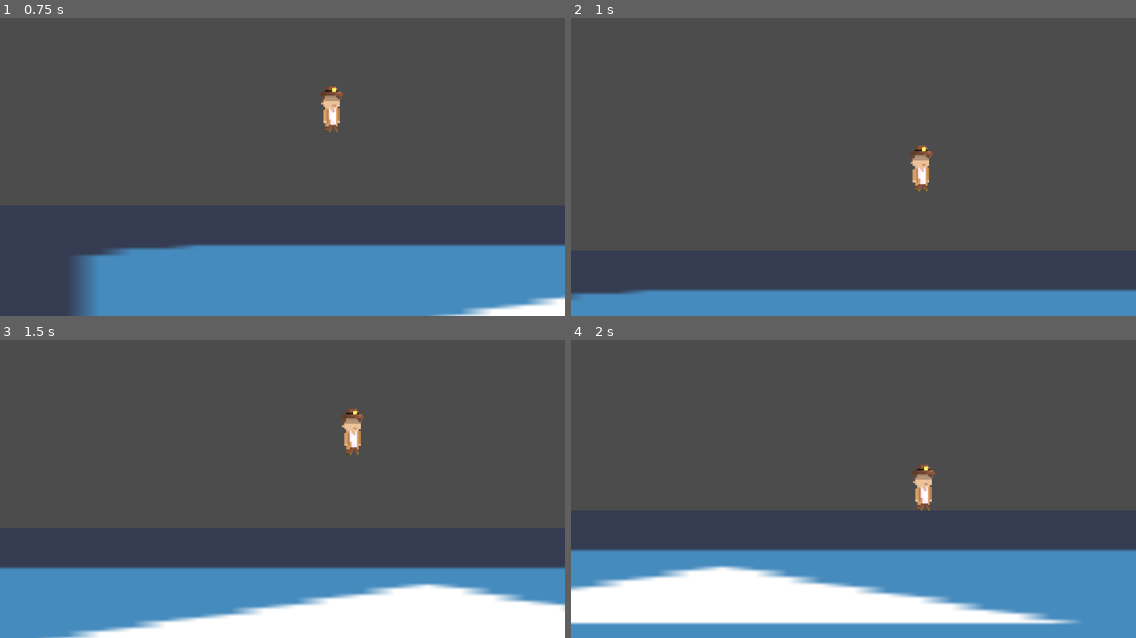
Above: before the commit, frames 1-4 (two rows, left to right).
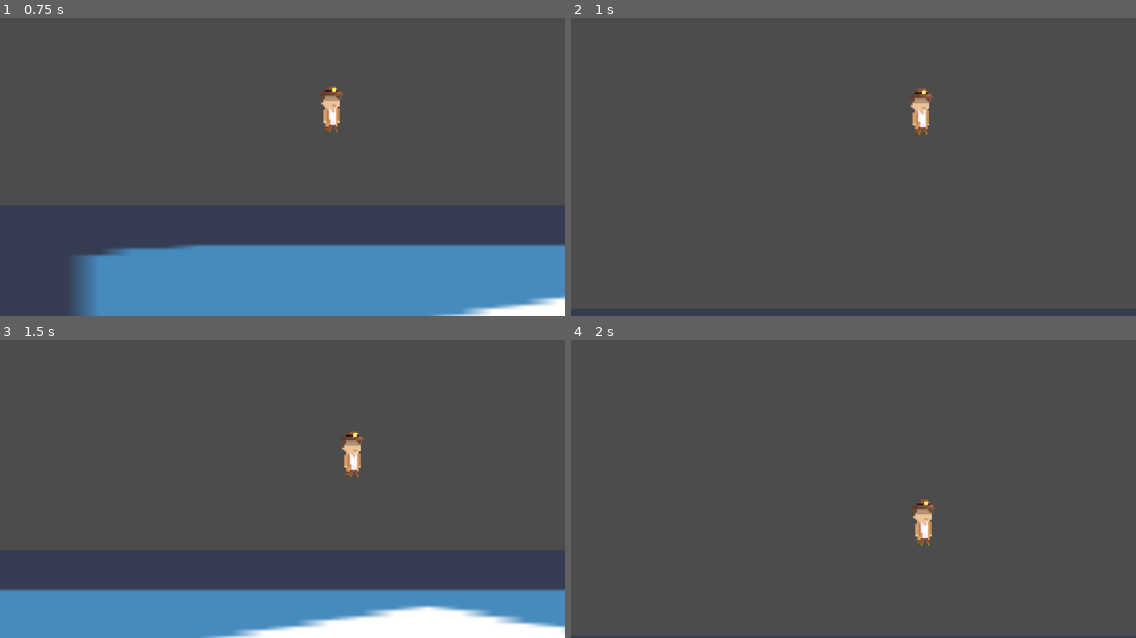
Above: after the commit, the same moments.

Repository: Spiderpat12/OmarDev1
Game: Godot game, scene res://Game.tscn
Same seed, same stepped clock (60 frames per second), same inputs: the game is played once before the commit and once after it. The project has no main scene, so this scene is started directly. The engine's default icon, where the game draws it, is replaced by a stand-in: a white triangle on a blue panel in a dark square.
Inputs:
- Up to frame 1 (0.75 s): hold Right (ui_right) from 0.53 s (still down); tap Up (ui_up) at 0.6 s
- Up to frame 2 (1 s): keep holding Right (ui_right); tap Up (ui_up) at 0.77 s
- Up to frame 3 (1.5 s): keep holding Right (ui_right); tap Up (ui_up) at 1.07, 1.35 s
- Up to frame 4 (2 s): keep holding Right (ui_right); tap Up (ui_up) at 1.52, 1.82 s

Frame 1 is identical in both runs. In frame 2, 9.7% of the frame differs, in the area x 0-100%, y 23-100%; in frame 3, 15%; in frame 4, 31%, in the area x 0-100%, y 41-100%.

Commit message:
play100

Diff:
--- a/project_whith_rayan/scripts/Player.gd
+++ b/project_whith_rayan/scripts/Player.gd
@@ -33,6 +33,7 @@
 	Gravity()
 	Jump()
 	chapters()
+	flip()
 
 
 func Movement(delta) -> void:
@@ -78,8 +79,10 @@
 		2:
 			#roll_func
 			can_jump = false
+			doubleJump()
 			pass
 		3:
+			can_jump = false
 			doubleJump()
 			pass
 
@@ -87,3 +90,10 @@
 
 func get_gravity() -> float:
 	return jump_gravity if motion.y < 0.0 else fall_gravity
+
+
+func flip() -> void:
+	if motion.x < 0:
+		$Sprite.scale.x = -1
+	if motion.x > 0:
+		$Sprite.scale.x = 1
